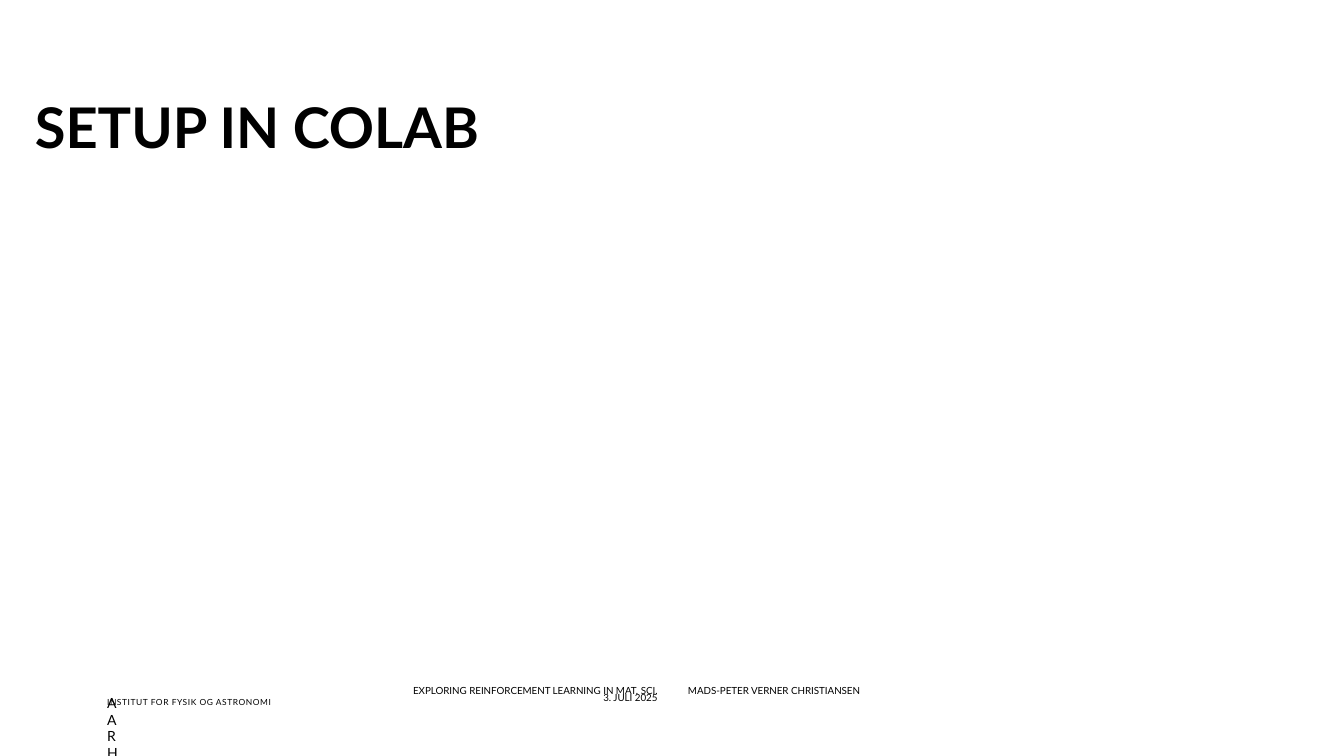
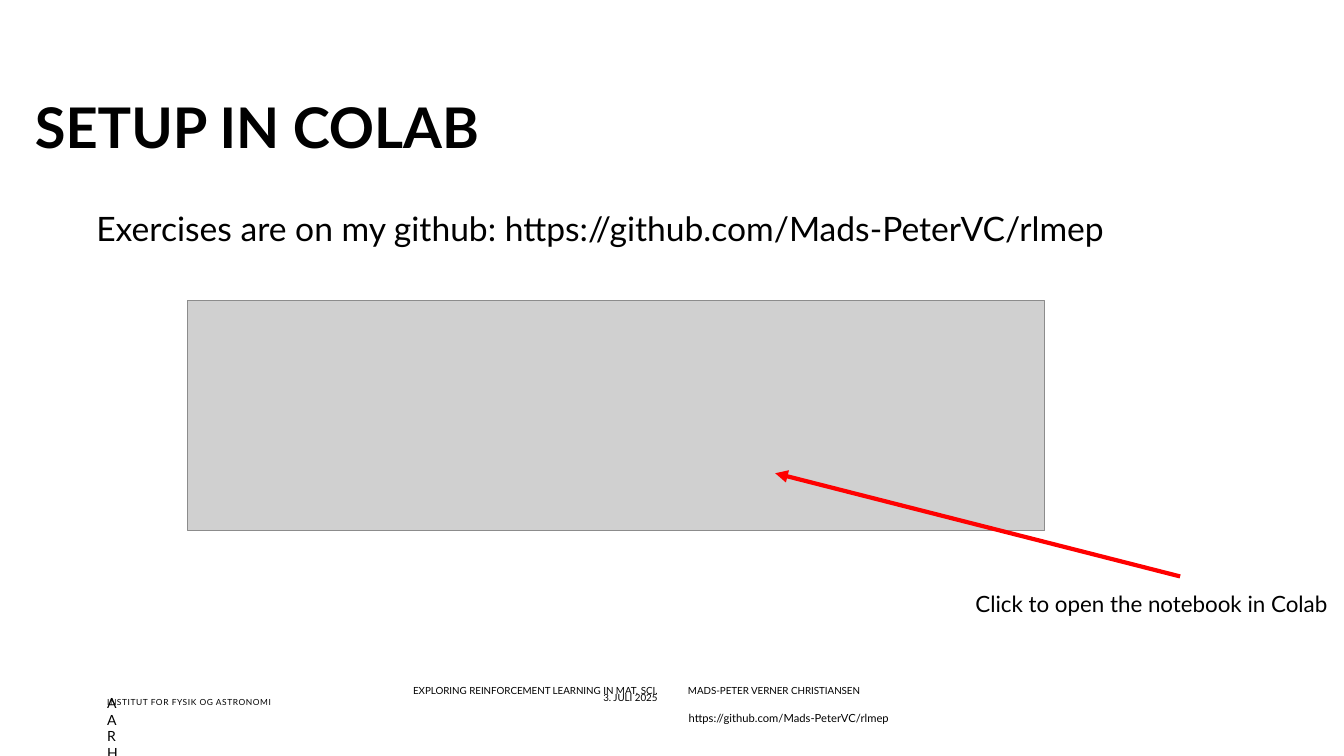
Before and after one commit to Mads-PeterVC/rlmep, a slide deck: slide 4 of slides/slides.pptx (slide 3 before the commit). Drawn at 1344x756 pixels with LibreOffice and Linux fonts; fonts in the diff are those of the drawing; grey boxes stand for pictures; background and template pictures are left out. Boxes give left, top, right and bottom in pixels: in the first picture for what was removed or moved away, otherwise in the second. Text is boxed around its words. In the diff, an @@ line names an element or a change of style, - is before the commit and + after.

```diff
--- a/slides/slides.pptx
+++ b/slides/slides.pptx
@@ text added at [96, 216, 1104, 247], 24 pt, text #000000 @@
+Exercises are on my github: https://github.com/Mads-PeterVC/rlmep
@@ picture added at [188, 300, 1045, 531] @@
@@ arrow added from (1180, 577) to (775, 473), #FF0000 3 pt @@
@@ text added at [975, 595, 1327, 616], 16 pt, text #000000 @@
+Click to open the notebook in Colab
@@ text added at [689, 713, 889, 724], 8 pt, text #000000 @@
+https://github.com/Mads-PeterVC/rlmep
```
Also in this commit, not shown: 11 other slides changed, 7 slides added, 1 slide removed, 8 other files.
